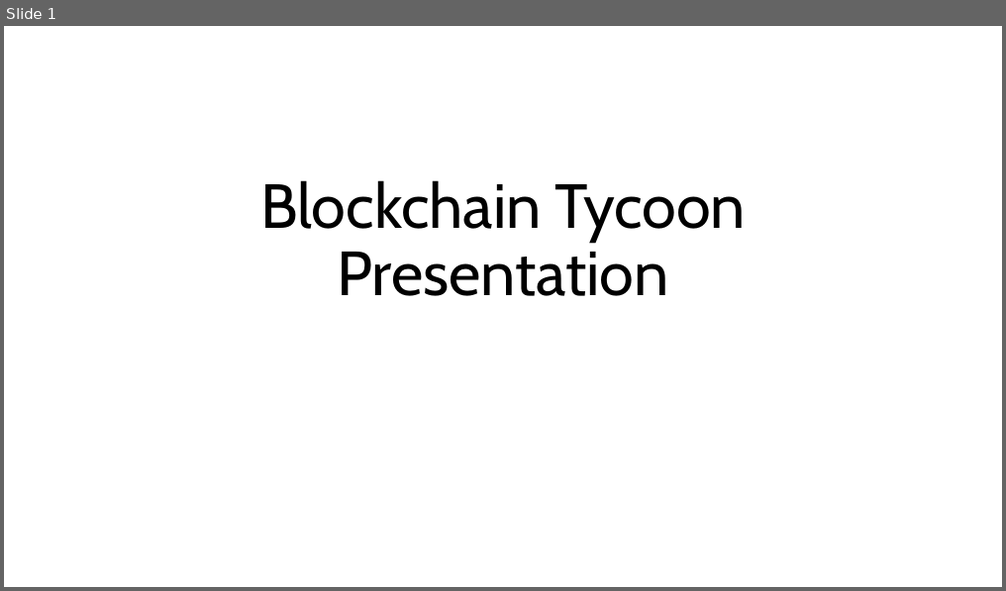
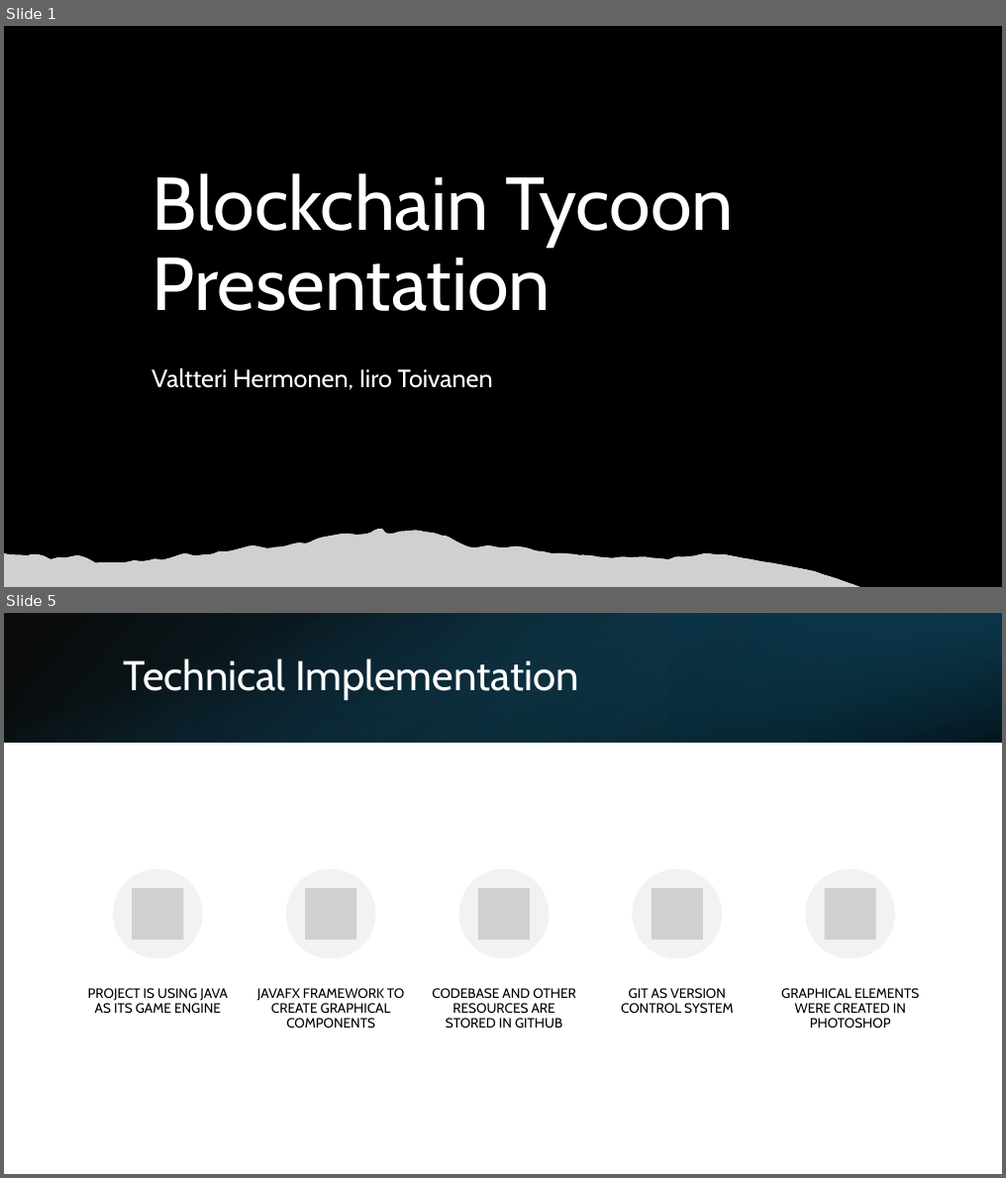
Before and after one commit to fijiro/Blockchain-Tycoon, a slide deck: src/main/resources/Blockchain Tyccoon Presentation.pptx. Shown one above the other, each under a label of ours: slide 1 before the commit, slides 1 and 5 after it; the slides between them are not shown. The pictures are 1006x591 and 1006x1178 pixels, drawn with LibreOffice and Linux fonts; fonts in the diff are those of the drawing; grey boxes stand for pictures; background and template pictures are left out. Boxes give left, top, right and bottom in pixels: in the first picture for what was removed or moved away, otherwise in the second. Text is boxed around its words. In the diff, an @@ line names an element or a change of style, - is before the commit and + after.

```diff
--- a/src/main/resources/Blockchain Tyccoon Presentation.pptx
+++ b/src/main/resources/Blockchain Tyccoon Presentation.pptx
@@ slide 5 added at bbox=[4, 613, 1002, 1174], background #FFFFFF @@
@@ rectangle added at bbox=[4, 613, 1002, 742], fill gradient #000000 to #104862 @@
@@ rectangle added at bbox=[4, 613, 1002, 742], fill gradient #156082 to #000000 @@
@@ rectangle added at bbox=[669, 613, 1002, 742], fill gradient #0B3041 to #156082 @@
@@ title added at bbox=[124, 659, 579, 700], 40 pt, text #FFFFFF @@
+Technical Implementation
@@ group added at bbox=[88, 869, 919, 1029]: 5 ellipses, 5 pictures, 5 texts @@
+PROJECT IS USING JAVA AS ITS GAME ENGINE
+JAVAFX FRAMEWORK TO CREATE GRAPHICAL COMPONENTS
+CODEBASE AND OTHER RESOURCES ARE STORED IN GITHUB
+GIT AS VERSION CONTROL SYSTEM
+GRAPHICAL ELEMENTS WERE CREATED IN PHOTOSHOP
@@ slide 1 changed as well @@
@@ rectangle added at bbox=[4, 26, 1002, 587], fill #000000 @@
@@ title "Blockchain Tycoon Presentation": place and size @@
-title "Blockchain Tycoon Presentation" at bbox=[260, 180, 746, 296]
+title "Blockchain Tycoon Presentation" at bbox=[152, 174, 735, 311]
@@ title "Blockchain Tycoon Presentation" at bbox=[152, 174, 735, 311]: size 60 to 72 pt, text colour #000000 to #FFFFFF; alignment centre to left @@
@@ subtitle added at bbox=[152, 369, 493, 390], 24 pt, text #FFFFFF @@
+Valtteri Hermonen, Iiro Toivanen
@@ freeform shape added at bbox=[4, 529, 859, 587], fill #FFFFFF @@
@@ picture added at bbox=[4, 529, 859, 587] @@
```
Also in this commit, not shown: 3 other slides added.
